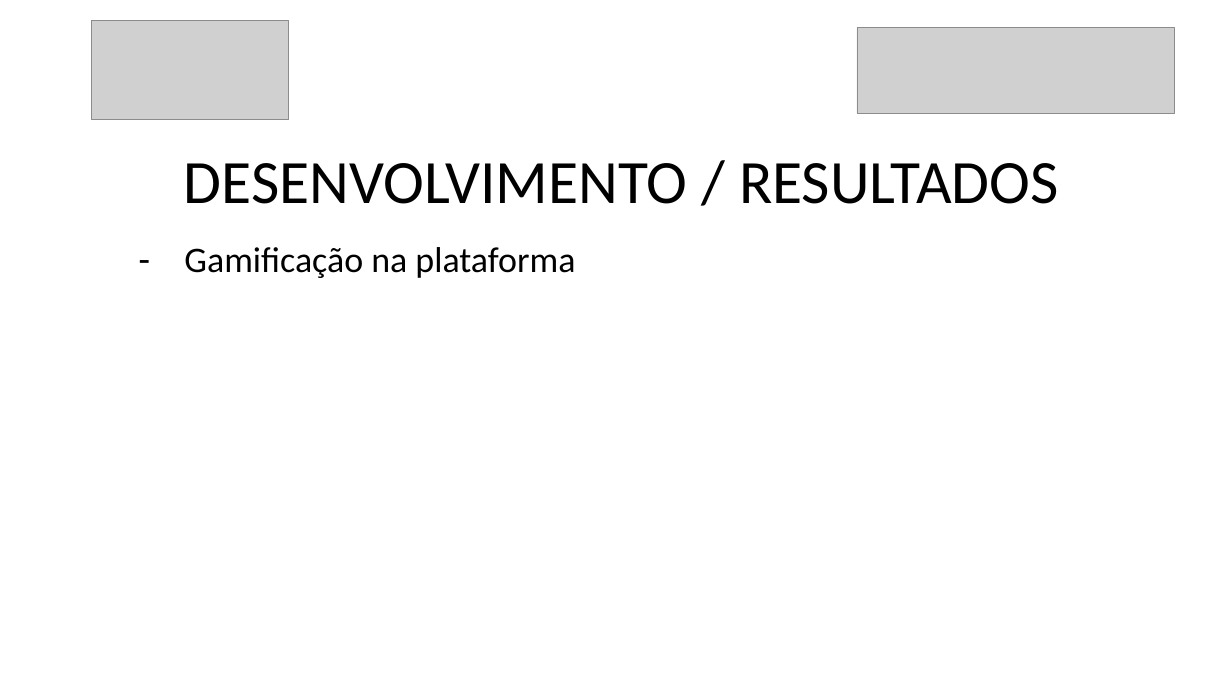
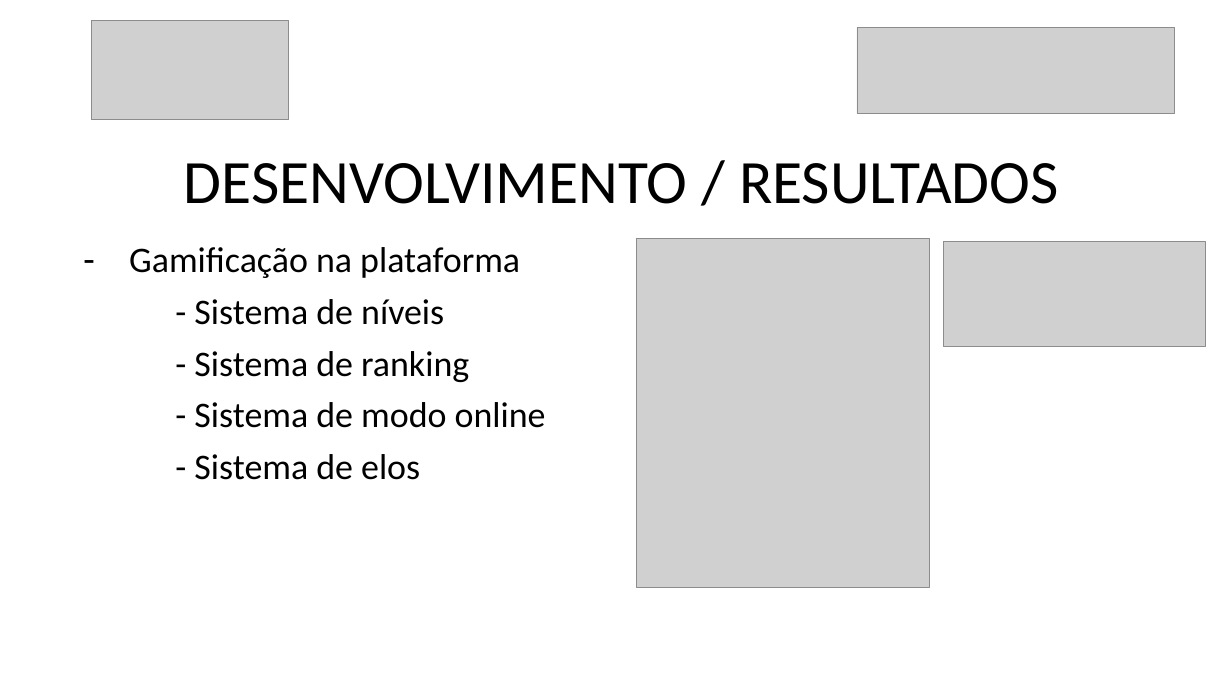
Before and after one commit to danilovaz7/curso-tecnico, a slide deck: slide 12 of liceu/3semestre/projeto integrador/tcc slide.pptx. Drawn at 1232x693 pixels with LibreOffice and Linux fonts; fonts in the diff are those of the drawing; grey boxes stand for pictures. Boxes give left, top, right and bottom in pixels: in the first picture for what was removed or moved away, otherwise in the second. Text is boxed around its words. In the diff, an @@ line names an element or a change of style, - is before the commit and + after.

```diff
--- a/liceu/3semestre/projeto integrador/tcc slide.pptx
+++ b/liceu/3semestre/projeto integrador/tcc slide.pptx
@@ subtitle "Gamificação na plataforma": place and size @@
-subtitle "Gamificação na plataforma" at (184,247,575,278)
+subtitle "Gamificação na plataforma" at (129,247,546,480)
@@ picture added at (637,239,930,588) @@
@@ picture added at (944,241,1205,347) @@
@@ subtitle at (194,299,546,480): paragraphs added @@
+- Sistema de níveis
+- Sistema de ranking
+- Sistema de modo online
+- Sistema de elos
```
Also in this commit, not shown: 3 other slides changed.
